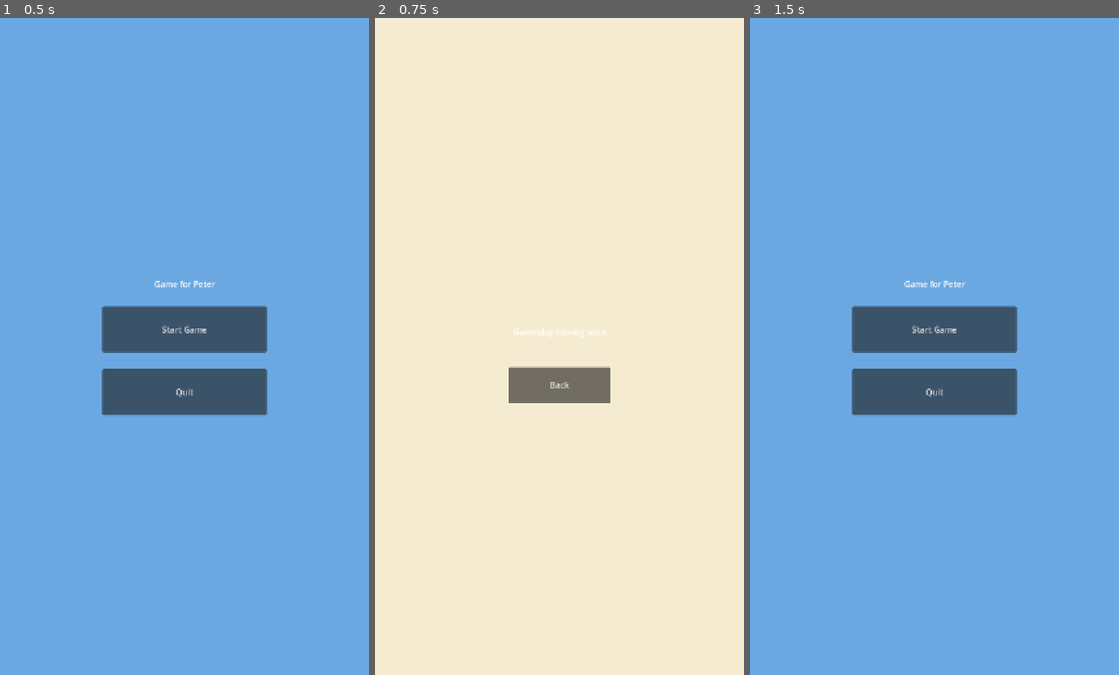
Above: before the commit, frames 1-3 (left to right).
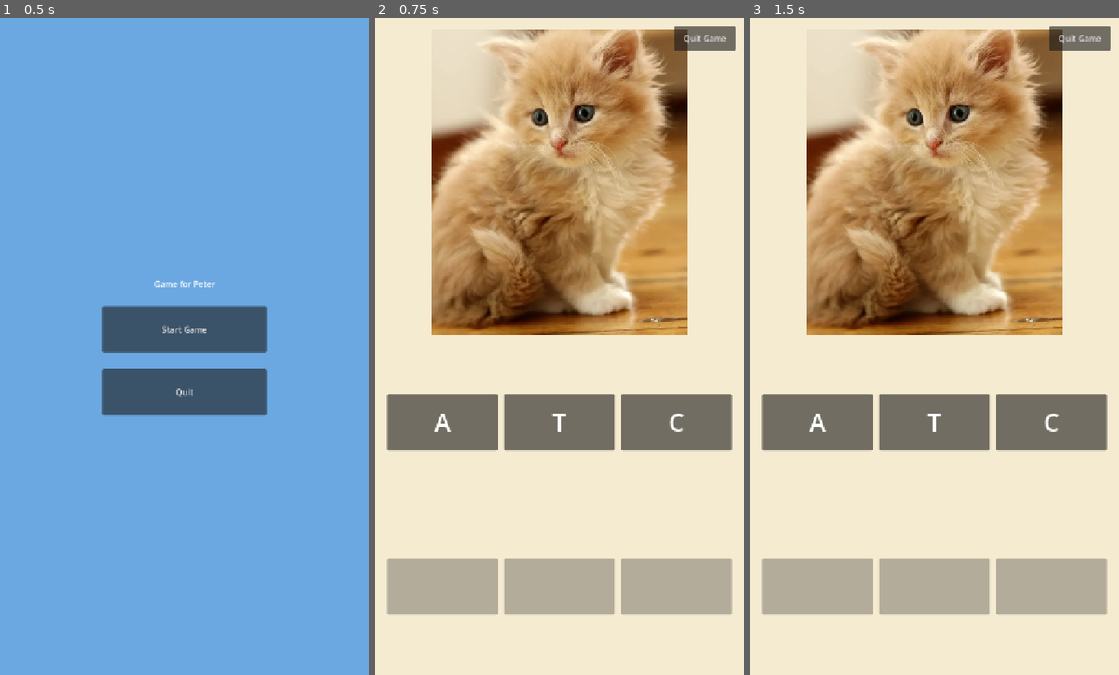
Above: after the commit, the same moments.

Repository: vlalez/Game_for_Peter
Game: Godot game, scene res://scenes/start/StartScene.tscn
Same seed, same stepped clock (60 frames per second), same inputs: the game is played once before the commit and once after it.
Inputs (mouse positions are in pixels of both pictures, inside the frame that each line leads up to):
- Up to frame 1 (0.5 s): no input
- Up to frame 2 (0.75 s): click "Start Game" at 0.5 s
- Up to frame 3 (1.5 s): click (934, 385) at 1.25 s, where only the run before the commit has a clickable "Back"

Frame 1 is identical in both runs. In frame 2, 47% of the frame differs, in the area x 3-98%, y 1-91%; in frame 3, 100%, in the area x 0-100%, y 0-100%.

Commit message:
feat: implement drag-and-drop gameplay for first three words
Add the core spelling gameplay on top of the scaffold:
- WordData resource plus CAT, DOG, SUN word resources and images
- LetterTile (draggable) and DropSlot (match-or-reject) scenes
- GameScene orchestration: loads words shortest-first, scrambles
  tiles, detects the win, advances, and confirms before quitting

Fix layout so all content fits on screen: switch stretch aspect to
keep_height (slots were being clipped off the bottom) and proportion
the image, tiles, and slots via stretch ratios.

Co-Authored-By: Claude Opus 4.8 <noreply@anthropic.com>

Diff:
--- a/project.godot
+++ b/project.godot
@@ -21,7 +21,7 @@
 window/size/viewport_height=1280
 window/handheld/orientation="sensor"
 window/stretch/mode="canvas_items"
-window/stretch/aspect="expand"
+window/stretch/aspect="keep_height"
 
 [rendering]
 
--- /dev/null
+++ b/resources/words/cat.tres
@@ -0,0 +1,10 @@
+[gd_resource type="Resource" script_class="WordData" load_steps=3 format=3]
+
+[ext_resource type="Script" path="res://scripts/word_data.gd" id="1_script"]
+[ext_resource type="Texture2D" path="res://resources/images/cat.png" id="2_image"]
+
+[resource]
+script = ExtResource("1_script")
+word = "CAT"
+image = ExtResource("2_image")
+pronunciation = null
--- /dev/null
+++ b/resources/words/dog.tres
@@ -0,0 +1,10 @@
+[gd_resource type="Resource" script_class="WordData" load_steps=3 format=3]
+
+[ext_resource type="Script" path="res://scripts/word_data.gd" id="1_script"]
+[ext_resource type="Texture2D" path="res://resources/images/dog.png" id="2_image"]
+
+[resource]
+script = ExtResource("1_script")
+word = "DOG"
+image = ExtResource("2_image")
+pronunciation = null
--- /dev/null
+++ b/resources/words/sun.tres
@@ -0,0 +1,10 @@
+[gd_resource type="Resource" script_class="WordData" load_steps=3 format=3]
+
+[ext_resource type="Script" path="res://scripts/word_data.gd" id="1_script"]
+[ext_resource type="Texture2D" path="res://resources/images/sun.png" id="2_image"]
+
+[resource]
+script = ExtResource("1_script")
+word = "SUN"
+image = ExtResource("2_image")
+pronunciation = null
--- /dev/null
+++ b/scenes/game/DropSlot.gd
@@ -0,0 +1,36 @@
+class_name DropSlot
+extends Control
+## A square target for one letter. Accepts a LetterTile only when the tile's
+## letter matches this slot and the slot is still empty; otherwise the tile
+## snaps back to where it came from.
+
+signal filled
+
+var expected_letter: String = ""
+var _filled: bool = false
+
+
+func is_filled() -> bool:
+	return _filled
+
+
+func _can_drop_data(_at_position: Vector2, data: Variant) -> bool:
+	if _filled:
+		return false
+	if typeof(data) != TYPE_DICTIONARY:
+		return false
+	return data.get("letter", "") == expected_letter
+
+
+func _drop_data(_at_position: Vector2, data: Variant) -> void:
+	var tile: LetterTile = data["tile"]
+	tile.placed = true
+	tile.get_parent().remove_child(tile)
+	add_child(tile)
+	tile.set_anchors_preset(Control.PRESET_FULL_RECT)
+	tile.offset_left = 0.0
+	tile.offset_top = 0.0
+	tile.offset_right = 0.0
+	tile.offset_bottom = 0.0
+	_filled = true
+	filled.emit()
--- /dev/null
+++ b/scenes/game/DropSlot.tscn
@@ -0,0 +1,19 @@
+[gd_scene load_steps=2 format=3]
+
+[ext_resource type="Script" path="res://scenes/game/DropSlot.gd" id="1_slot"]
+
+[node name="DropSlot" type="Control"]
+custom_minimum_size = Vector2(60, 110)
+layout_mode = 3
+anchors_preset = 0
+size_flags_horizontal = 3
+size_flags_vertical = 4
+script = ExtResource("1_slot")
+
+[node name="Panel" type="Panel" parent="."]
+modulate = Color(1, 1, 1, 0.5)
+layout_mode = 1
+anchors_preset = 15
+anchor_right = 1.0
+anchor_bottom = 1.0
+mouse_filter = 2
--- a/scenes/game/GameScene.gd
+++ b/scenes/game/GameScene.gd
@@ -1,13 +1,136 @@
 extends Control
-## Placeholder gameplay scene. Real tile/slot gameplay arrives in a later
-## increment; for now it only offers a way back to the start screen.
+## Orchestrates one spelling round: shows the word image, spawns scrambled
+## letter tiles and matching drop slots, advances when the word is solved,
+## and handles the confirmed-quit flow back to the start screen.
 
-@onready var _back_button: Button = %BackButton
+const WORDS_DIR: String = "res://resources/words/"
+const SUCCESS_SOUND_PATH: String = "res://resources/audio/success.wav"
+const TILE_SCENE: PackedScene = preload("res://scenes/game/LetterTile.tscn")
+const SLOT_SCENE: PackedScene = preload("res://scenes/game/DropSlot.tscn")
+const MIN_FONT_SIZE: int = 24
+const MAX_FONT_SIZE: int = 48
+const MIN_WORD_LEN: int = 3
+const MAX_WORD_LEN: int = 9
+const NEXT_WORD_DELAY: float = 1.0
+
+@onready var _image: TextureRect = %WordImage
+@onready var _tiles: HBoxContainer = %TilesContainer
+@onready var _slots: HBoxContainer = %SlotsContainer
+@onready var _quit_button: Button = %QuitButton
+@onready var _quit_dialog: ConfirmationDialog = %QuitDialog
+
+var _words: Array[WordData] = []
+var _index: int = 0
+var _solved_count: int = 0
+var _success_sound: AudioStream
 
 
 func _ready() -> void:
-	_back_button.pressed.connect(_on_back_pressed)
+	_quit_button.pressed.connect(_on_quit_pressed)
+	_quit_dialog.confirmed.connect(_on_quit_confirmed)
+	if ResourceLoader.exists(SUCCESS_SOUND_PATH):
+		_success_sound = load(SUCCESS_SOUND_PATH)
+	_words = _load_words()
+	if not _words.is_empty():
+		_load_word(_words[_index])
 
 
-func _on_back_pressed() -> void:
+## Load every WordData under resources/words/, shortest word first.
+func _load_words() -> Array[WordData]:
+	var result: Array[WordData] = []
+	var dir := DirAccess.open(WORDS_DIR)
+	if dir == null:
+		return result
+	for file in dir.get_files():
+		if not file.ends_with(".tres"):
+			continue
+		var data := load(WORDS_DIR + file) as WordData
+		if data != null and data.word != "":
+			result.append(data)
+	result.sort_custom(_compare_words)
+	return result
+
+
+func _compare_words(a: WordData, b: WordData) -> bool:
+	if a.word.length() == b.word.length():
+		return a.word < b.word
+	return a.word.length() < b.word.length()
+
+
+func _load_word(data: WordData) -> void:
+	_clear_children(_tiles)
+	_clear_children(_slots)
+	_solved_count = 0
+	if data == null:
+		return
+	_image.texture = data.image
+	var word: String = data.word.to_upper()
+	var font_size: int = _font_size_for(word.length())
+	_build_slots(word)
+	_build_tiles(_scramble(word), font_size)
+
+
+func _build_slots(word: String) -> void:
+	for i in word.length():
+		var slot := SLOT_SCENE.instantiate() as DropSlot
+		slot.expected_letter = word[i]
+		slot.filled.connect(_on_slot_filled)
+		_slots.add_child(slot)
+
+
+func _build_tiles(letters: Array, font_size: int) -> void:
+	for ch in letters:
+		var tile := TILE_SCENE.instantiate() as LetterTile
+		tile.letter = ch
+		_tiles.add_child(tile)
+		tile.set_font_size(font_size)
+
+
+## Return the word's letters in a randomized order, avoiding the original order.
+func _scramble(word: String) -> Array:
+	var letters: Array = []
+	for i in word.length():
+		letters.append(word[i])
+	if letters.size() < 2:
+		return letters
+	var original := letters.duplicate()
+	for _attempt in 10:
+		letters.shuffle()
+		if letters != original:
+			break
+	return letters
+
+
+func _font_size_for(length: int) -> int:
+	if length <= MIN_WORD_LEN:
+		return MAX_FONT_SIZE
+	if length >= MAX_WORD_LEN:
+		return MIN_FONT_SIZE
+	var t := float(length - MIN_WORD_LEN) / float(MAX_WORD_LEN - MIN_WORD_LEN)
+	return int(round(lerp(float(MAX_FONT_SIZE), float(MIN_FONT_SIZE), t)))
+
+
+func _clear_children(node: Node) -> void:
+	for child in node.get_children():
+		child.queue_free()
+
+
+func _on_slot_filled() -> void:
+	_solved_count += 1
+	if _solved_count == _slots.get_child_count():
+		_on_word_solved()
+
+
+func _on_word_solved() -> void:
+	AudioManager.play(_success_sound)
+	await get_tree().create_timer(NEXT_WORD_DELAY).timeout
+	_index = (_index + 1) % _words.size()
+	_load_word(_words[_index])
+
+
+func _on_quit_pressed() -> void:
+	_quit_dialog.popup_centered()
+
+
+func _on_quit_confirmed() -> void:
 	SceneLoader.go_to_start()
--- a/scenes/game/GameScene.tscn
+++ b/scenes/game/GameScene.tscn
@@ -20,35 +20,64 @@
 grow_vertical = 2
 color = Color(0.96, 0.92, 0.82, 1)
 
-[node name="Label" type="Label" parent="."]
+[node name="Layout" type="MarginContainer" parent="."]
 layout_mode = 1
-anchors_preset = 8
-anchor_left = 0.5
-anchor_top = 0.5
-anchor_right = 0.5
-anchor_bottom = 0.5
-offset_left = -200.0
-offset_top = -40.0
-offset_right = 200.0
-offset_bottom = 0.0
+anchors_preset = 15
+anchor_right = 1.0
+anchor_bottom = 1.0
 grow_horizontal = 2
 grow_vertical = 2
-text = "Gameplay coming soon"
-horizontal_alignment = 1
+theme_override_constants/margin_left = 24
+theme_override_constants/margin_top = 24
+theme_override_constants/margin_right = 24
+theme_override_constants/margin_bottom = 24
 
-[node name="BackButton" type="Button" parent="."]
+[node name="VBox" type="VBoxContainer" parent="Layout"]
+layout_mode = 2
+theme_override_constants/separation = 24
+
+[node name="WordImage" type="TextureRect" parent="Layout/VBox"]
 unique_name_in_owner = true
-custom_minimum_size = Vector2(200, 70)
-layout_mode = 1
-anchors_preset = 8
-anchor_left = 0.5
-anchor_top = 0.5
-anchor_right = 0.5
-anchor_bottom = 0.5
-offset_left = -100.0
-offset_top = 40.0
-offset_right = 100.0
-offset_bottom = 110.0
-grow_horizontal = 2
-grow_vertical = 2
-text = "Back"
+layout_mode = 2
+size_flags_vertical = 3
+size_flags_stretch_ratio = 2.0
+expand_mode = 1
+stretch_mode = 5
+
+[node name="TilesContainer" type="HBoxContainer" parent="Layout/VBox"]
+unique_name_in_owner = true
+layout_mode = 2
+size_flags_vertical = 3
+size_flags_stretch_ratio = 1.0
+theme_override_constants/separation = 12
+alignment = 1
+
+[node name="SlotsContainer" type="HBoxContainer" parent="Layout/VBox"]
+unique_name_in_owner = true
+layout_mode = 2
+size_flags_vertical = 3
+size_flags_stretch_ratio = 1.0
+theme_override_constants/separation = 12
+alignment = 1
+
+[node name="UILayer" type="CanvasLayer" parent="."]
+layer = 10
+
+[node name="QuitButton" type="Button" parent="UILayer"]
+unique_name_in_owner = true
+anchors_preset = 1
+anchor_left = 1.0
+anchor_right = 1.0
+offset_left = -136.0
+offset_top = 16.0
+offset_right = -16.0
+offset_bottom = 64.0
+grow_horizontal = 0
+text = "Quit Game"
+
+[node name="QuitDialog" type="ConfirmationDialog" parent="UILayer"]
+unique_name_in_owner = true
+title = "Quit Game"
+initial_position = 2
+size = Vector2i(320, 120)
+dialog_text = "Are you sure you want to quit?"
--- /dev/null
+++ b/scenes/game/LetterTile.gd
@@ -0,0 +1,45 @@
+class_name LetterTile
+extends Control
+## A draggable square tile showing one letter. Dragging starts here; the
+## target DropSlot decides whether the drop is accepted.
+
+@onready var _label: Label = %Label
+
+var letter: String = "":
+	set(value):
+		letter = value
+		if is_node_ready():
+			_label.text = value
+var placed: bool = false  ## true once snapped into a slot; blocks further drags
+
+
+func _ready() -> void:
+	_label.text = letter
+
+
+func set_font_size(size: int) -> void:
+	_label.add_theme_font_size_override("font_size", size)
+
+
+func _get_drag_data(_at_position: Vector2) -> Variant:
+	if placed:
+		return null
+	set_drag_preview(_make_preview())
+	return {"letter": letter, "tile": self}
+
+
+func _make_preview() -> Control:
+	var preview := Panel.new()
+	preview.custom_minimum_size = size
+	preview.size = size
+	preview.modulate = Color(1, 1, 1, 0.85)
+	var label := Label.new()
+	label.text = letter
+	label.add_theme_font_size_override(
+		"font_size", _label.get_theme_font_size("font_size")
+	)
+	label.set_anchors_preset(Control.PRESET_FULL_RECT)
+	label.horizontal_alignment = HORIZONTAL_ALIGNMENT_CENTER
+	label.vertical_alignment = VERTICAL_ALIGNMENT_CENTER
+	preview.add_child(label)
+	return preview
--- /dev/null
+++ b/scenes/game/LetterTile.tscn
@@ -0,0 +1,28 @@
+[gd_scene load_steps=2 format=3]
+
+[ext_resource type="Script" path="res://scenes/game/LetterTile.gd" id="1_tile"]
+
+[node name="LetterTile" type="Control"]
+custom_minimum_size = Vector2(60, 110)
+layout_mode = 3
+anchors_preset = 0
+size_flags_horizontal = 3
+size_flags_vertical = 4
+script = ExtResource("1_tile")
+
+[node name="Panel" type="Panel" parent="."]
+layout_mode = 1
+anchors_preset = 15
+anchor_right = 1.0
+anchor_bottom = 1.0
+mouse_filter = 2
+
+[node name="Label" type="Label" parent="."]
+unique_name_in_owner = true
+layout_mode = 1
+anchors_preset = 15
+anchor_right = 1.0
+anchor_bottom = 1.0
+mouse_filter = 2
+horizontal_alignment = 1
+vertical_alignment = 1
--- /dev/null
+++ b/scripts/word_data.gd
@@ -0,0 +1,8 @@
+class_name WordData
+extends Resource
+## A single word the child must spell: the text, its illustration, and an
+## optional spoken pronunciation. One .tres per word lives in resources/words/.
+
+@export var word: String = ""
+@export var image: Texture2D
+@export var pronunciation: AudioStream
Not shown, added: icon.svg.import
Binary file added: resources/images/cat.png
Not shown, added: resources/images/cat.png.import
Binary file added: resources/images/dog.png
Not shown, added: resources/images/dog.png.import
Binary file added: resources/images/sun.png
Not shown, added: resources/images/sun.png.import
Not shown, added: scenes/game/DropSlot.gd.uid
Not shown, added: scenes/game/GameScene.gd.uid
Not shown, added: scenes/game/LetterTile.gd.uid
Not shown, added: scenes/start/StartScene.gd.uid
Not shown, added: scripts/autoloads/AudioManager.gd.uid
(and 2 more such lines)
